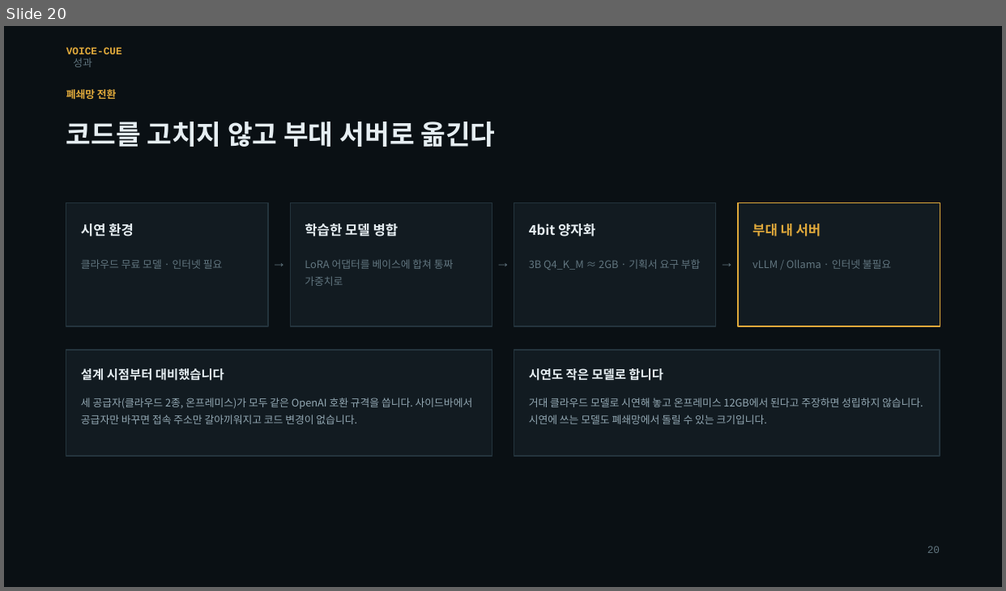
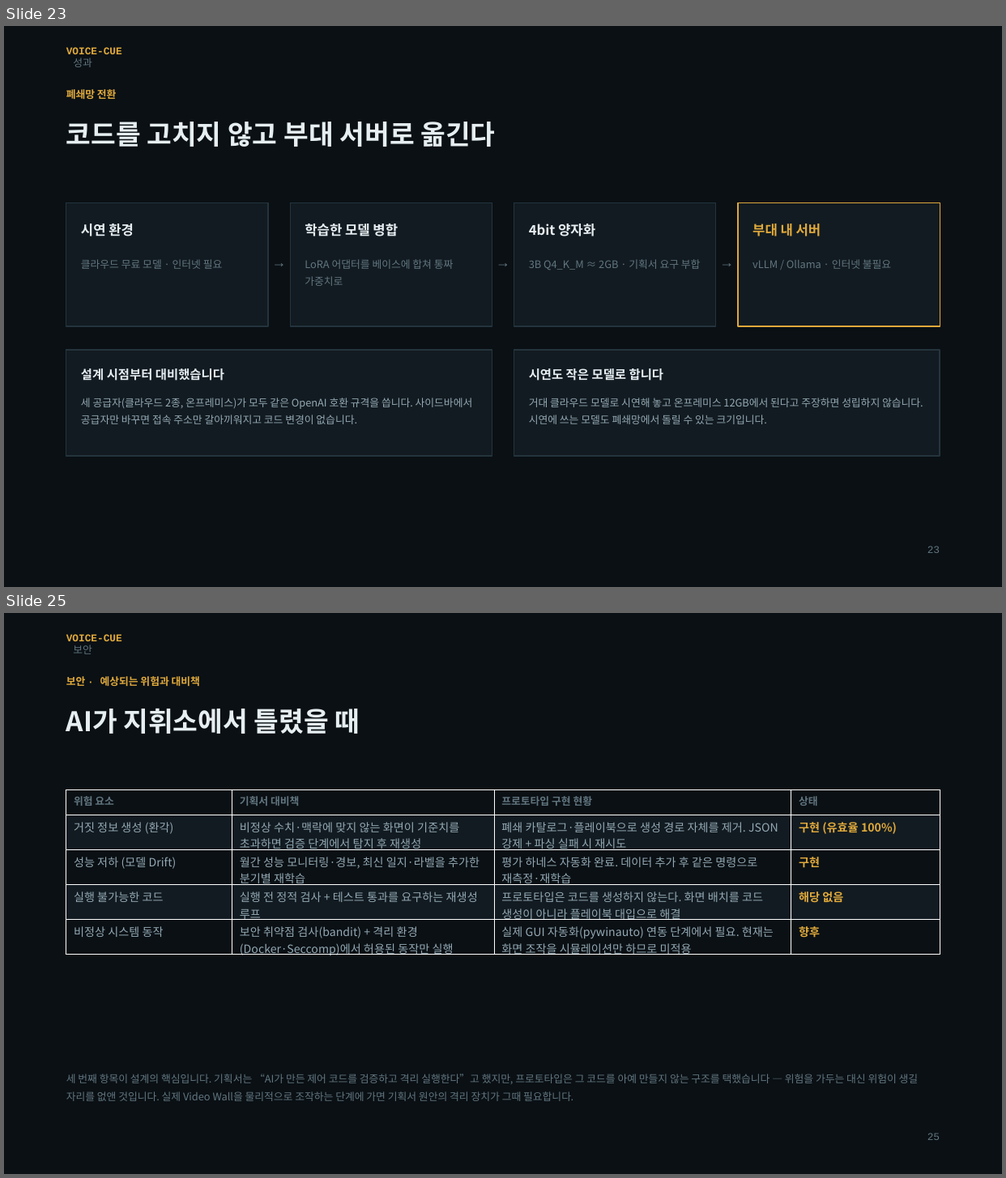
Before and after one commit to MeinBau/voiceq-air3, a slide deck: docs/voicecue_발표.pptx. Shown one above the other, each under a label of ours: slide 20 before the commit, slides 23 and 25 after it; the slides between them are not shown. The pictures are 1006x591 and 1006x1178 pixels, drawn with LibreOffice and Linux fonts; fonts in the diff are those of the drawing. Boxes give left, top, right and bottom in pixels: in the first picture for what was removed or moved away, otherwise in the second. Text is boxed around its words. In the diff, an @@ line names an element or a change of style, - is before the commit and + after.

```diff
--- a/docs/voicecue_발표.pptx
+++ b/docs/voicecue_발표.pptx
@@ slide 25 added at box(4, 613, 1002, 1174), background #0A1014 @@
@@ text added at box(66, 634, 122, 654), 10 pt, text #E0A93B, bold @@
+VOICE-CUE
+보안
@@ text added at box(66, 676, 200, 686), 10 pt, text #E0A93B, bold @@
+보안 · 예상되는 위험과 대비책
@@ text added at box(66, 709, 360, 734), 26 pt, text #E6EEF2, bold @@
+AI가 지휘소에서 틀렸을 때
@@ table added at box(66, 790, 940, 959), 5 rows, 4 columns @@
+위험 요소 | 기획서 대비책 | 프로토타입 구현 현황 | 상태
+거짓 정보 생성 (환각) | 비정상 수치·맥락에 맞지 않는 화면이 기준치를 초과하면 검증 단계에서 탐지 후 재생성 | 폐쇄 카탈로그·플레이북으로 생성 경로 자체를 제거. JSON 강제 + 파싱 실패 시 재시도 | 구현 (유효율 100%)
+성능 저하 (모델 Drift) | 월간 성능 모니터링·경보, 최신 일지·라벨을 추가한 분기별 재학습 | 평가 하네스 자동화 완료. 데이터 추가 후 같은 명령으로 재측정·재학습 | 구현
+실행 불가능한 코드 | 실행 전 정적 검사 + 테스트 통과를 요구하는 재생성 루프 | 프로토타입은 코드를 생성하지 않는다. 화면 배치를 코드 생성이 아니라 플레이북 대입으로 해결 | 해당 없음
+비정상 시스템 동작 | 보안 취약점 검사(bandit) + 격리 환경(Docker·Seccomp)에서 허용된 동작만 실행 | 실제 GUI 자동화(pywinauto) 연동 단계에서 필요. 현재는 화면 조작을 시뮬레이션만 하므로 미적용 | 향후
@@ text added at box(66, 1074, 918, 1101), 10 pt, text #61757F @@
+세 번째 항목이 설계의 핵심입니다. 기획서는 “AI가 만든 제어 코드를 검증하고 격리 실행한다”고 했지만, 프로토타입은 그 코드를 아예 만들지 않는 구조를 택했습니다 — 위험을 가두는 대신 위험이 생길 자리를 없앤 것입니다. 실제 Video Wall을 물리적으로 조작하는 단계에 가면 기획서 원안의 격리 장치가 그때 필요합니다.
@@ text added at box(927, 1133, 940, 1140), 10 pt, text #61757F @@
+25
@@ what was slide 20 is now slide 23 @@
@@ slide 23 changed as well @@
@@ text at box(927, 546, 940, 553): text changed @@
-20
+23
```
Also in this commit, not shown: 21 other slides changed, 3 other slides added, 1 other file.
